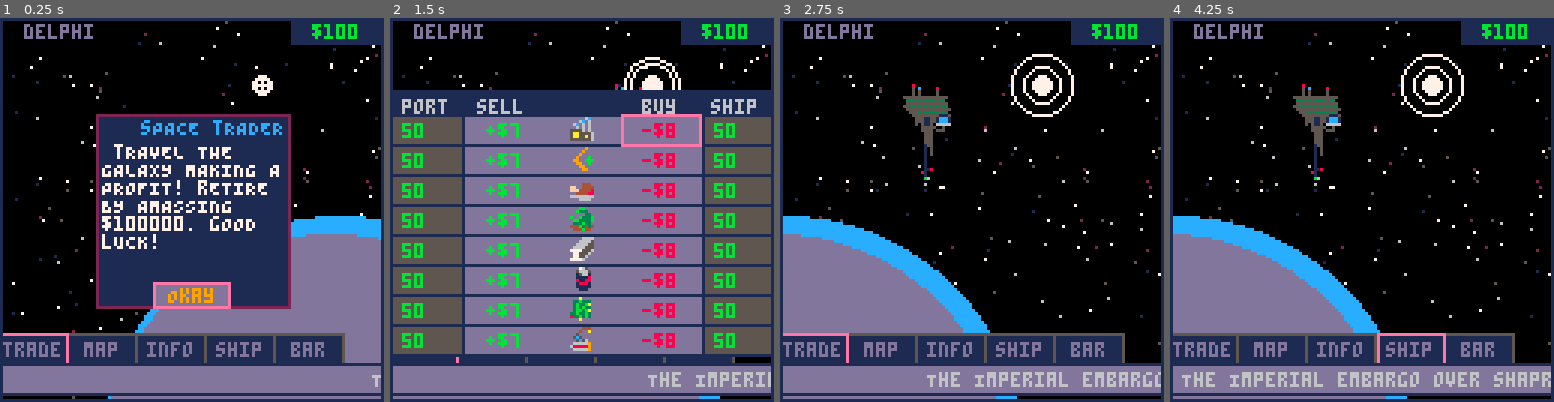
Above: before the commit, frames 1-4 (left to right).
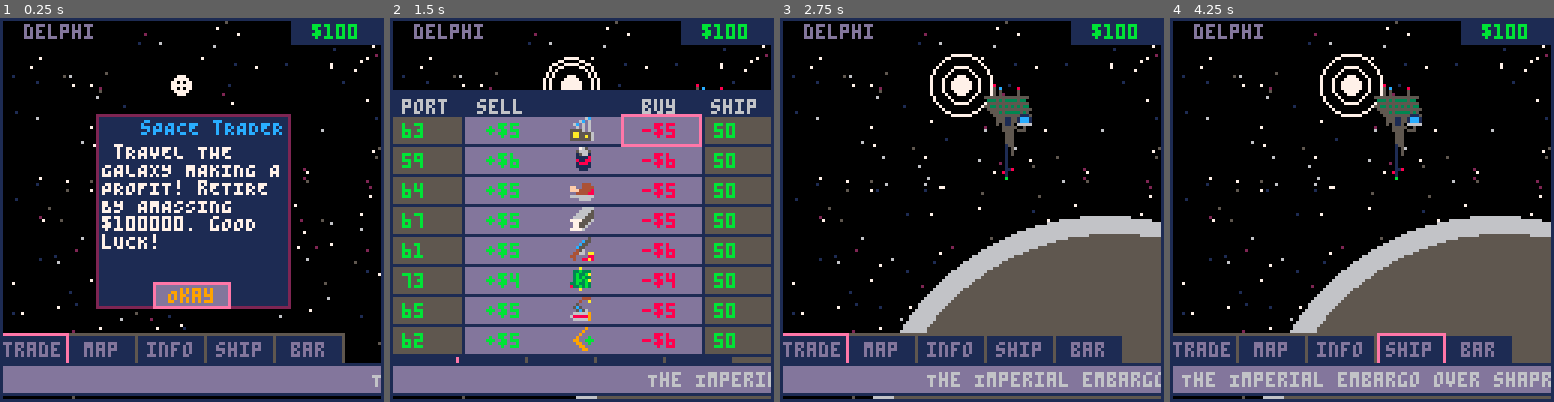
Above: after the commit, the same moments.

Repository: Sewerbird/Picotrader
Game: PICO-8 cartridge picotrade.p8
Same seed, same stepped clock (60 frames per second), same inputs: the game is played once before the commit and once after it.
Inputs:
- Up to frame 1 (0.25 s): no input
- Up to frame 2 (1.5 s): tap O (Z key) at 0.33, 0.7, 1.43 s; tap X (X key) at 1.07 s
- Up to frame 3 (2.75 s): hold Left 1.97-2.37 s; tap X (X key) at 2.07, 2.4, 2.73 s; tap O (Z key) at 2.22 s; hold Down from 2.42 s (still down)
- Up to frame 4 (4.25 s): release Down at 2.82 s; hold Right 2.87-3.53 s; tap X (X key) every 0.33 s from 3.07 to 4.07 s; tap O (Z key) at 3.1, 3.98 s; hold Up 3.58-4.08 s; hold Right from 4.13 s (still down)

The runs differ from the first frame. In frame 1, 11% of the frame differs, in the area x 28-100%, y 14-100%; in frame 2, 4.4%; in frame 3, 31%, in the area x 0-100%, y 9-100%; in frame 4, 31%.

Commit message:
Procedurally generated planet scenes for all planets. Minor p lanets still need to have their parameters bespoke-set

Diff:
--- a/constants.lua
+++ b/constants.lua
@@ -2,46 +2,77 @@
 
 game_state = nil
 directions = {'left','right','up','down'}
-trade_good_keys = {"sundries", "boomerangs", "meat", "salad", "steel", "cola", "chips", "doodads"}
+trade_good_keys = {"medicine","fuel","food","steel","weapons","robotics","tools","artwork"}
 trade_goods = {
-  sundries = {sprite_id = 1},
-  boomerangs = {sprite_id = 2},
-  meat = {sprite_id = 3},
-  salad = {sprite_id = 4},
+  medicine = {sprite_id = 1},
+  fuel = {sprite_id = 6},
+  food = {sprite_id = 3},
   steel = {sprite_id = 5},
-  cola = {sprite_id = 6},
-  chips = {sprite_id = 7},
-  doodads = {sprite_id = 8},
+  weapons = {sprite_id = 9},
+  robotics = {sprite_id = 7},
+  tools = {sprite_id = 8},
+  artwork = {sprite_id = 2},
 }
-planet_type_keys = {"jungle","ocean","airless","barren","urban"}
+trade_good_mods = {
+  medicine= { urban=5, locals=-5, ["decados"]=5},
+  fuel= {airless=5, ocean=-5, empire=-5 },
+  food= {barren=-5, jungle=5},
+  steel= {barren=5, urban=-5},
+  weapons= {colony=-5, empire=5, ["the hazat"]=5, icy=-5},
+  robotics= {airless=-5, ["hawkwood"]=5, icy=5},
+  tools= {jungle=-5, ocean=5, league=5, church=-10, ["al malik"]=5},
+  artwork= {locals=5, league=-5, church=10, ["li halan"]=5}
+}
+size_code_multipliers = {
+  post = 3,
+  colony = 5,
+  homeworld = 7,
+  megalopolis = 10
+}
+
+function scatter_over_planet(amount, scatter, p_x, p_y, p_r)
+  return times(function()
+    local t = rnd()
+    local u = rnd() + rnd()
+    if u > 1 then u = 2 - u end
+    return {spr= scatter[rndi(#scatter)+1], x= flr((p_r-2)*u*cos(t)+(p_x)), y= flr((p_r-2)*u*sin(t)+(p_y)), c= 0, r= 1}
+  end, amount)
+end
+
+planet_type_keys = {"jungle","ocean","icy","airless","barren","urban"}
 planet_types = {
   jungle = {
     p_c1= 11, p_c2= 3,
     sprites = function(p_x,p_y,p_r)
-      return {}
+      return scatter_over_planet(600,{19,20,17,18,33,34,17,18,33,34},p_x,p_y,p_r)
     end
   },
   ocean = {
     p_c1= 12, p_c2= 13,
     sprites = function(p_x,p_y,p_r)
-      return {}
+      local scatter = {17,18,33,34}
+      return scatter_over_planet(300,scatter,p_x,p_y,p_r)
     end
   },
   barren = {
     p_c1= 15, p_c2= 4,
     sprites = function(p_x,p_y,p_r)
-      return times(function()
-        local t = rnd()
-        local u = rnd() + rnd()
-        if u > 1 then u = 2 - u end
-        return {spr= 0, x= flr((p_r-2)*u*cos(t)+(p_x)), y= flr((p_r-2)*u*sin(t)+(p_y)), c= 0, r= 1}
-      end, 200)
+      local scatter = {0,33,36}
+      return scatter_over_planet(300,scatter,p_x,p_y,p_r)
+    end
+  },
+  icy = {
+    p_c1= 6, p_c2= 5,
+    sprites = function(p_x,p_y,p_r)
+      local scatter = {17,33,21,22}
+      return scatter_over_planet(300,scatter,p_x,p_y,p_r)
     end
   },
   airless = {
     p_c1= 6, p_c2= 5,
     sprites = function(p_x,p_y,p_r)
-      return {}
+      local scatter = {0}
+      return scatter_over_planet(300,scatter,p_x,p_y,p_r)
     end
   },
   urban = {
--- a/gamestate.lua
+++ b/gamestate.lua
@@ -1,7 +1,6 @@
 -- # GAME STATE & MUTATIONS
 
 function init_business(tax_rate, inventory, base_production, base_consumption)
-  trade_good_keys = {"sundries", "boomerangs", "meat", "salad", "steel", "cola", "chips", "doodads"}
   local result = {
     tax_rate = tax_rate
   }
@@ -14,50 +13,71 @@
   return result
 end
 
-function make_planet(name,x,y,lanes,owner)
+function make_planet(name,x,y,lanes,owner_code,type_code,size_code)
+  local atmosphere_class = sub(type_code,1,1)
+  local population_class = sub(type_code,2,2)
+  local owner_class = sub(type_code,3,3)
+  local result = {
+    tax_rate = size_code_multipliers[size_code]*rndi(5)
+  }
+  for good in all(trade_good_keys) do
+    local base_production = size_code_multipliers[size_code]
+    local base_consumption = size_code_multipliers[size_code]
+    printh("type_code: "..type_code)
+    printh("owner_code: "..owner_code)
+    printh("size_code: "..size_code)
+    printh("good: "..good)
+    base_production += (trade_good_mods[good][type_code] or 0) + (trade_good_mods[good][owner_code] or 0)
+    result[good] = {
+      base_price = 5, desired_stock= 64, base_production= base_production, base_consumption= base_consumption,
+      net_production = base_production - base_consumption, buy_price = 0, avg_price = 0, sell_price= 0, inventory= 64,
+    }
+  end
   planet_info[name]={
     name=name, map_x = x, map_y = y, map_r = 2,map_c=12,
     up=lanes.up,left=lanes.left,down=lanes.down,right=lanes.right,
-    owner=owner,
-    type= planet_type_keys[rndi(#planet_type_keys)+1]
+    owner=owner_code,
+    size=size_code,
+    type=type_code,
+    start_economy = result
   }
 end
 
 function create_game_state()
-  make_planet("leminkainan",56,8,{left="ravenna",right="pentateuch"},"locals")
-  make_planet("bannock",32,16,{down="stigmata",right="ravenna"},"local")
-  make_planet("pentateuch",80,16,{left="leminkainan",down="delphi",right="terra"},"empire")
-  make_planet("artemis",112,16,{left="terra"},"locals")
-  make_planet("ravenna",48,24,{left="bannock",up="leminkainan",down="shaprut"},"locals")
-  make_planet("terra",96,24,{left="pentateuch",right="artemis",down="sutek"},"the church")
-  make_planet("stigmata",24,32,{up="bannock",right="istakhr",down="aylon"},"empire")
-  make_planet("shaprut",45,36,{up="ravenna",right="delphi",down="istakhr"},"local")
-  make_planet("delphi",64,32,{up="pentateuch",left="shaprut",right="tethys"},"hawkwood")
-  make_planet("sutek",102,40,{up="terra",left="tethys",down="vera cruz"},"empire")
-  make_planet("istakhr",40,48,{up="shaprut",left="stigmata",down="criticorum"},"al malik")
-  make_planet("tethys",80,48,{left="delphi",right="sutek",down="byzantium"},"local")
-  make_planet("aylon",16,56,{up="stigmata",right="criticorum",down="cadavus"},"empire")
-  make_planet("criticorum",40,64,{up="istakhr",left="aylon",right="byzantium",down="kish"},"local")
-  make_planet("byzantium",64,64,{left="criticorum",right="aragon",down="madoc"},"empire")
-  make_planet("vera cruz",112,64,{up="sutek",left="aragon"},"local")
-  make_planet("cadavus",24,72,{up="aylon",down="severus",right="malignatius"},"empire")
-  make_planet("aragon",88,72,{left="byzantium",right="vera cruz",down="leagueheim"},"hazat")
-  make_planet("de moley",8,80,{right="severus"},"empire")
-  make_planet("kish",48,80,{up="criticorum",left="malignatius",right="madoc",down="icon"},"li halan")
-  make_planet("madoc",64,80,{left="kish",up="byzantium",right="leagueheim"},"local")
-  make_planet("malignatius",32,88,{left="cadavus",right="kish",down="cadiz"},"empire")
-  make_planet("severus",16,96,{left="de moley",right="cadiz",up="cadavus"},"decados")
-  make_planet("leagueheim",80,96,{left="madoc",right="grail",up="aragon",down="rampart"},"the league")
-  make_planet("grail",112,96,{left="leagueheim"},"local")
-  make_planet("cadiz",32,104,{left="severus",right="icon",up="malignatius",down="vril ya"},"local")
-  make_planet("icon",48,104,{left="cadiz",right="midian",up="kish",down="manitou"},"empire")
-  make_planet("midian",64,104,{left="icon",right="rampart",down="apshai"},"local")
-  make_planet("vril ya",16,112,{right="vau",up="cadiz"},"vril ya")
-  make_planet("rampart",80,112,{left="midian",up="leagueheim",right="pandemonium",down="apshai"},"local")
-  make_planet("vau",24,120,{left="vril ya",right="manitou"},"vril_ya")
-  make_planet("manitou",40,120,{left="vau",right="apshai",up="icon"},"empire")
-  make_planet("apshai",56,120,{left="manitou",up="midian",right="rampart"},"local")
-  make_planet("pandemonium",112,120,{left="rampart"},"local")
+  make_planet("leminkainan",56,8,{left="ravenna",right="pentateuch"},"locals","barren","post")
+  make_planet("bannock",32,16,{down="stigmata",right="ravenna"},"locals","barren","post")
+  make_planet("pentateuch",80,16,{left="leminkainan",down="delphi",right="terra"},"empire","barren","post")
+  make_planet("artemis",112,16,{left="terra"},"locals","barren","post")
+  make_planet("ravenna",48,24,{left="bannock",up="leminkainan",down="shaprut"},"locals","barren","post")
+  make_planet("terra",96,24,{left="pentateuch",right="artemis",down="sutek"},"church","ocean","megalopolis")
+  make_planet("stigmata",24,32,{up="bannock",right="istakhr",down="aylon"},"empire","barren","post")
+  make_planet("shaprut",45,36,{up="ravenna",right="delphi",down="istakhr"},"locals","barren","post")
+  make_planet("delphi",64,32,{up="pentateuch",left="shaprut",right="tethys"},"hawkwood","icy","homeworld")
+  make_planet("sutek",102,40,{up="terra",left="tethys",down="vera cruz"},"empire","barren","post")
+  make_planet("istakhr",40,48,{up="shaprut",left="stigmata",down="criticorum"},"al malik","ocean","homeworld")
+  make_planet("tethys",80,48,{left="delphi",right="sutek",down="byzantium"},"locals","barren","post")
+  make_planet("aylon",16,56,{up="stigmata",right="criticorum",down="cadavus"},"empire","barren","post")
+  make_planet("criticorum",40,64,{up="istakhr",left="aylon",right="byzantium",down="kish"},"locals","barren","post")
+  make_planet("byzantium",64,64,{left="criticorum",right="aragon",down="madoc"},"empire","urban","megalopolis")
+  make_planet("vera cruz",112,64,{up="sutek",left="aragon"},"locals","barren","post")
+  make_planet("cadavus",24,72,{up="aylon",down="severus",right="malignatius"},"empire","barren","post")
+  make_planet("aragon",88,72,{left="byzantium",right="vera cruz",down="leagueheim"},"hazat","ocean","homeworld")
+  make_planet("de moley",8,80,{right="severus"},"empire","barren","post")
+  make_planet("kish",48,80,{up="criticorum",left="malignatius",right="madoc",down="icon"},"li halan","barren","homeworld")
+  make_planet("madoc",64,80,{left="kish",up="byzantium",right="leagueheim"},"locals","barren","post")
+  make_planet("malignatius",32,88,{left="cadavus",right="kish",down="cadiz"},"empire","barren","post")
+  make_planet("severus",16,96,{left="de moley",right="cadiz",up="cadavus"},"decados","jungle","homeworld")
+  make_planet("leagueheim",80,96,{left="madoc",right="grail",up="aragon",down="rampart"},"league","urban","megalopolis")
+  make_planet("grail",112,96,{left="leagueheim"},"locals","barren","post")
+  make_planet("cadiz",32,104,{left="severus",right="icon",up="malignatius",down="vril ya"},"locals","barren","post")
+  make_planet("icon",48,104,{left="cadiz",right="midian",up="kish",down="manitou"},"empire","barren","post")
+  make_planet("midian",64,104,{left="icon",right="rampart",down="apshai"},"locals","barren","post")
+  make_planet("vril ya",16,112,{right="vau",up="cadiz"},"vril ya","barren","post")
+  make_planet("rampart",80,112,{left="midian",up="leagueheim",right="pandemonium",down="apshai"},"locals","barren","post")
+  make_planet("vau",24,120,{left="vril ya",right="manitou"},"vril_ya","barren","post")
+  make_planet("manitou",40,120,{left="vau",right="apshai",up="icon"},"empire","barren","post")
+  make_planet("apshai",56,120,{left="manitou",up="midian",right="rampart"},"locals","barren","post")
+  make_planet("pandemonium",112,120,{left="rampart"},"locals","barren","post")
   for k,v in pairs(planet_info) do
     add(planet_keys, k)
   end
@@ -103,8 +123,7 @@
   for k in all(planet_keys) do
     if not result[k] then
       local planet_type = planet_types[planet_info[k].type]
-      printh(k.." is "..planet_info[k].type)
-      local s_x = 64+(rndi(16)+16)
+      local s_x = 64+(rndi(64)-32)
       local s_y = rndi(32)+16
       local s_r = rndi(3)+2
       local p_r = 80
@@ -120,6 +139,7 @@
         ticker = 0,
         wallet_balance = 1000,
         business = init_business(20,50,0,0),
+        business = planet_info[k].start_economy,
         events = {},
         picture = {
           label = k,
@@ -285,6 +305,7 @@
   if game_state[planet].wallet_balance < 1000 then game_state[planet].wallet_balance += 1000 end
   for good in all(trade_good_keys) do
     local net_production = game_state[planet].business[good].base_production - game_state[planet].business[good].base_consumption
+    net_production += rndi(10)-5 --randomness in supply
     game_state[planet].business[good].net_production = net_production
     for event in all(events) do
       if event.target == planet then
--- a/gfx.lua
+++ b/gfx.lua
@@ -203,8 +203,8 @@
   local w = 80 --width of center column
   local result = {
     active = false,
-    entry_splat = "buy_sundries",
-    current_splat = "buy_sundries",
+    entry_splat = "buy_medicine",
+    current_splat = "buy_medicine",
     current_location = location,
     draw = function(interface)
       --# CENTER COLUMN
@@ -438,6 +438,18 @@
       rectfill(l_x+w+2,t_y+5*h_h,127,t_y+6*h_h, 0)
       print_centered_text_in_rect("$"..game_state[interface.current_location].wallet_balance,l_x+w+2,t_y+5*h_h,127,t_y+6*h_h,7)
       rect(l_x+w+2,t_y,127,t_y+6*h_h, 1)
+      -- ## Planet Type
+      rectfill(l_x+w+2,t_y+6*h_h,127,t_y+7*h_h, 1)
+      print_centered_text_in_rect("Type",l_x+w+2,t_y+6*h_h,127,t_y+7*h_h, 7)
+      rectfill(l_x+w+2,t_y+7*h_h,127,t_y+8*h_h, 0)
+      print_centered_text_in_rect(planet_info[interface.current_location].type,l_x+w+2,t_y+7*h_h,127,t_y+8*h_h,7)
+      rect(l_x+w+2,t_y,127,t_y+8*h_h, 1)
+      -- ## Population Type
+      rectfill(l_x+w+2,t_y+8*h_h,127,t_y+9*h_h, 1)
+      print_centered_text_in_rect("Size",l_x+w+2,t_y+8*h_h,127,t_y+9*h_h, 7)
+      rectfill(l_x+w+2,t_y+9*h_h,127,t_y+10*h_h, 0)
+      print_centered_text_in_rect(planet_info[interface.current_location].size,l_x+w+2,t_y+9*h_h,127,t_y+10*h_h,7)
+      rect(l_x+w+2,t_y,127,t_y+10*h_h, 1)
       --## Active Splat
       local cursor = interface.splats[interface.current_splat]
       if(cursor) then
--- a/picotrade.p8
+++ b/picotrade.p8
@@ -51,14 +51,14 @@
 end
 
 __gfx__
-00000000000006c00000090000000000000bb0000000666600076500000a00000000444000000000000000000000000000000000000000000008000000000000
-000000000006c060000090000000000000b333000006666500566650033b3330000400a0000000000000000000000000000000000000000000050c0000080000
-0050050006c06060000900000000444000000330006666550015661003b33ba00050000000000000000000000000000000000000000000000005050000050000
-0005500000606060009000b0ff004444b00b333b066665550011118003b3b33005c5000000000000000000000000000000000000000000000005050000050000
-000550005555606009900bbbfff444480bb3333b777755560081188003bb3ba0005c560000000000000000000000000000000000000000005555555555555550
-005005005aa55556009900b0004444880333b330077555600018881033b33b300666669000000000000000000000000000000000000000000333535333353300
-000000005aa55a560009900066666666444b34340775560000111110833b3b306888889000000000000000000000000000000000000000000555555555555550
-000000005555555600009900000666600444b4407777600000011100000a00000666669000000000000000000000000000000000000000005533535353535330
+00000000000006c00000090000000000000bb0000000666600076500000a00000000444000000050000000000000000000000000000000000008000000000000
+000000000006c060000090000000000000b333000006666500566650033b3330000400a00000c5500000000000000000000000000000000000050c0000080000
+0050050006c06060000900000000444000000330006666550015661003b33ba000500000000c5500000000000000000000000000000000000005050000050000
+0005500000606060009000b0ff004444b00b333b066665550011118003b3b33005c5000000c55000000000000000000000000000000000000005050000050000
+000550005555606009900bbbfff444480bb3333b777755560081188003bb3ba0005c560000456000000000000000000000000000000000005555555555555550
+005005005aa55556009900b0004444880333b330077555600018881033b33b3006666690044660aa000000000000000000000000000000000333535333353300
+000000005aa55a560009900066666666444b34340775560000111110833b3b306888889044000088000000000000000000000000000000000555555555555550
+000000005555555600009900000666600444b4407777600000011100000a000006666690040088a8000000000000000000000000000000005533535353535330
 00800000000000000000000000000000000000000000000000000000000000000000000000000000000000000000000000000000000000000555555555555555
 00108000000000000000000000000000000000000000000000000000000000000000000000000000000000000000000000000000000000000055535333335350
 00101000000000000000000000000000000000000000000000000000000000000000000000000000000000000000000000000000000000000005555555551115
